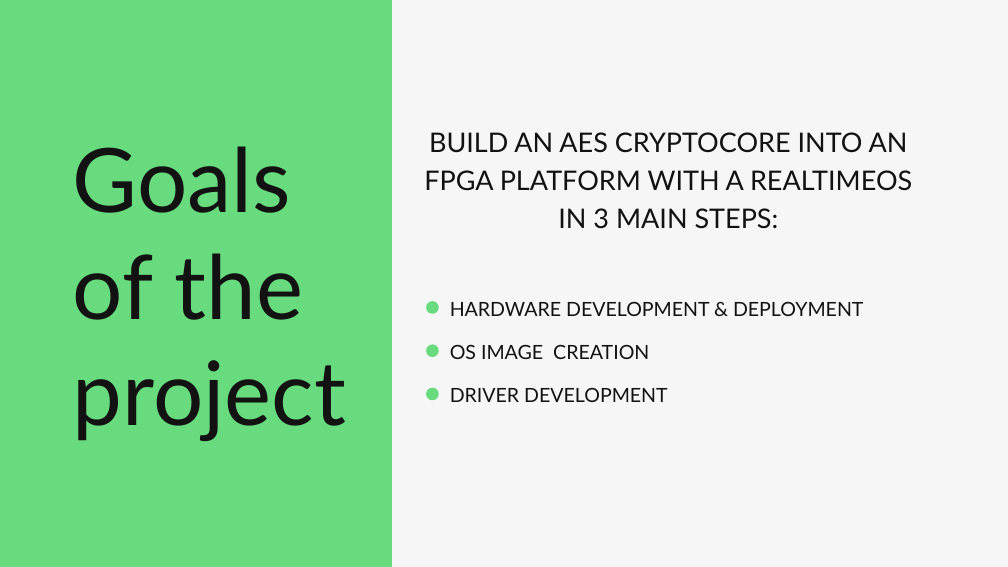
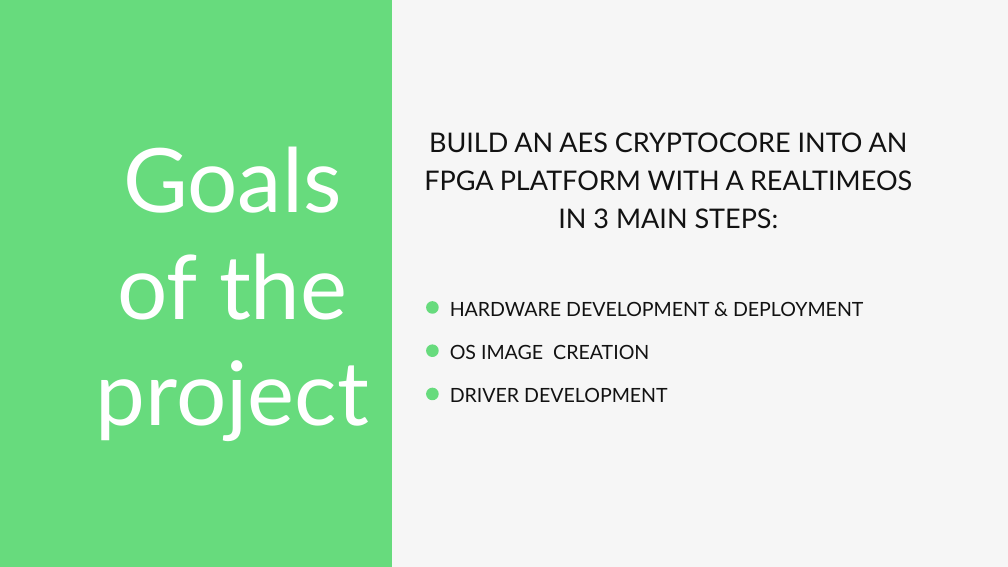
Before and after one commit to japanninja74/OS_aes-cryptocore-driver, a slide deck: slide 3 of docs/presentation.pptx (slide 2 before the commit). Drawn at 1008x567 pixels with LibreOffice and Linux fonts; fonts in the diff are those of the drawing. Boxes give left, top, right and bottom in pixels: in the first picture for what was removed or moved away, otherwise in the second. Text is boxed around its words. In the diff, an @@ line names an element or a change of style, - is before the commit and + after.

```diff
--- a/docs/presentation.pptx
+++ b/docs/presentation.pptx
@@ text "Goals of the project" at bbox=[96, 146, 369, 441]: text colour #121212 to #FFFFFF; alignment left to centre @@
```
Also in this commit, not shown: 14 other slides changed, 3 slides added, 1 slide removed.
